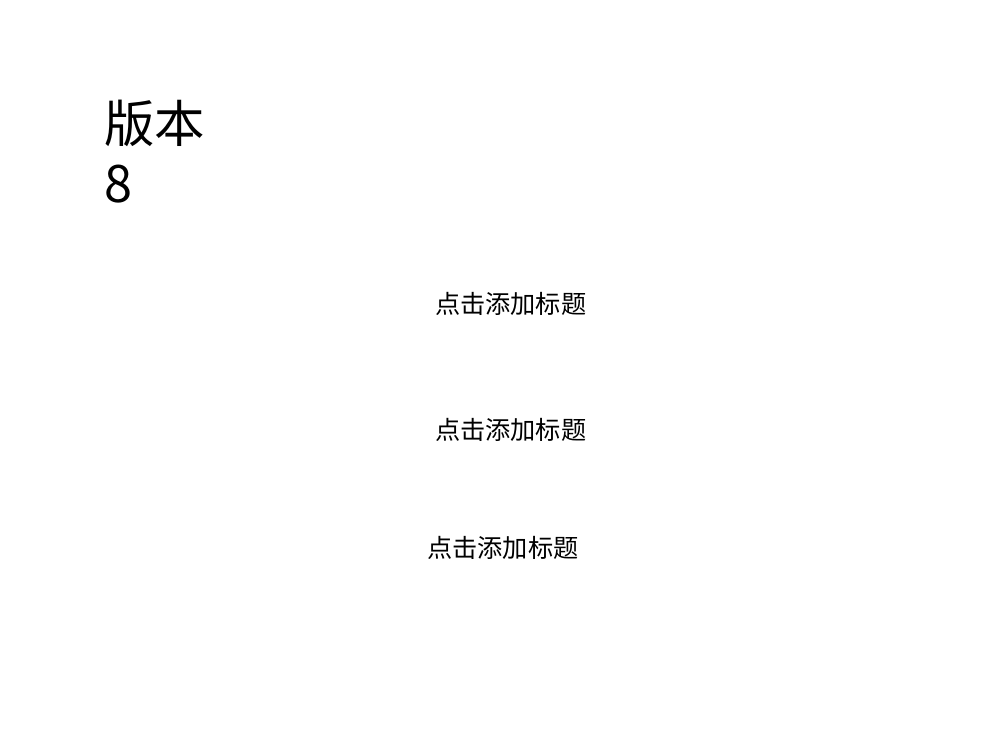
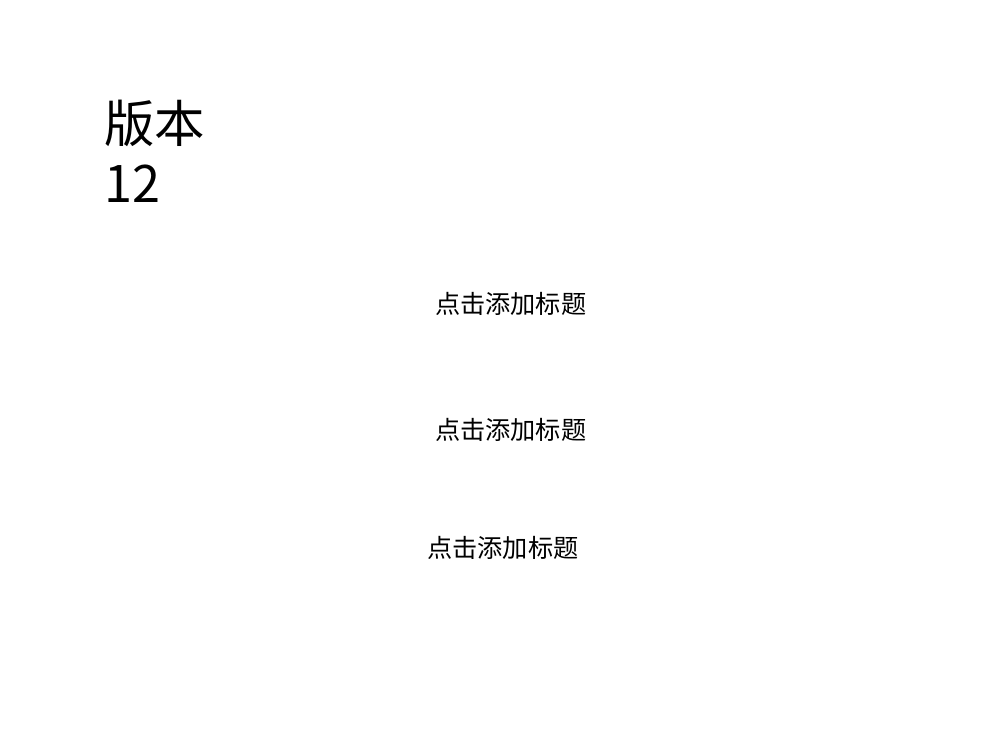
Before and after one commit to ygkee/PPTGit, a slide deck: slide 2 of ppt3480.ppt. Drawn at 1008x756 pixels with LibreOffice and Linux fonts; fonts in the diff are those of the drawing; background and template pictures are left out. Boxes give left, top, right and bottom in pixels: in the first picture for what was removed or moved away, otherwise in the second. Text is boxed around its words. In the diff, an @@ line names an element or a change of style, - is before the commit and + after.

Commit message:
ver 12

```diff
--- a/ppt3480.ppt
+++ b/ppt3480.ppt
@@ text at <box>104,99,205,202</box>: text changed @@
-版本 8
+版本 12
```
